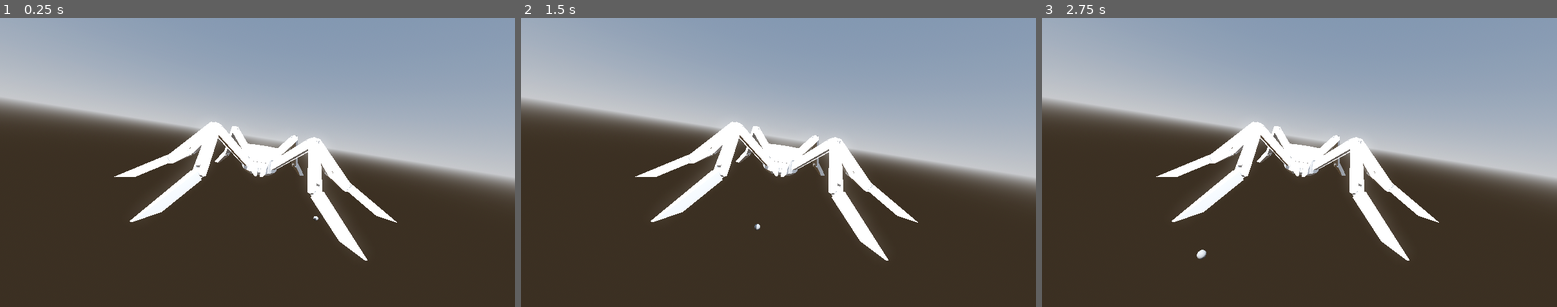
Above: before the commit, frames 1-3 (left to right).
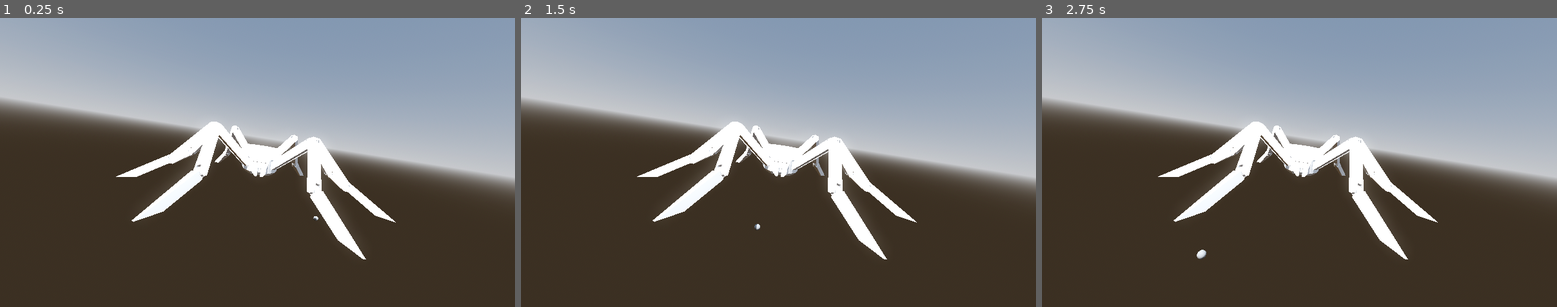
Above: after the commit, the same moments.

Repository: TeamName-FIOLTR/godotTrainJam
Game: Godot game, scene res://scenes/spidorIK/ikTest.tscn
Same seed, same stepped clock (60 frames per second), same inputs: the game is played once before the commit and once after it. The project has no main scene, so this scene is started directly.
Inputs:
- Up to frame 1 (0.25 s): no input
- Up to frame 2 (1.5 s): no input
- Up to frame 3 (2.75 s): tap Enter at 2 s

The runs differ from the first frame. In frame 1, 0.4% of the frame differs, in the area x 22-78%, y 35-84%; in frame 2, 0.4%; in frame 3, 0.4%.

Commit message:
got the ik raycast started
i love the godot game engine

Diff:
--- /dev/null
+++ b/@RayCast3D@2.tscn
@@ -0,0 +1,3 @@
+[gd_scene format=3 uid="uid://c71xijmm4rqnu"]
+
+[node name="raycasts" type="Node3D"]
--- a/scenes/spidorIK/ikSpider.gd
+++ b/scenes/spidorIK/ikSpider.gd
@@ -2,6 +2,7 @@
 
 @export var skele  : Skeleton3D
 @export var targets : Node3D
+@export var raycasts : Node3D
 @export var ik : PackedScene
 
 
@@ -19,6 +20,9 @@
 	ik_local.tip_bone = StringName(  "Leg " + str(i) + " Target " + lr )
 
 	var target = Node3D.new()
+
+	var raycast =RayCast3D.new()
+
 	target.name = "Leg " + str(i) + " target"
 	targets.add_child(target)
 	ik_local.target_node = target.get_path()
@@ -29,7 +33,16 @@
 	target.transform.origin.x = cos(angle + offset)*19 * (1 if lr == 'L' else -1)
 	target.transform.origin.z = -sin(angle + offset)*19
 
+
+
+	raycasts.add_child(raycast)
+
+	raycast.transform.origin.y += 10
+	raycast.target_position = Vector3(0,-100,0)
+	raycast.look_at(target.transform.origin)
+
 	skele.add_child(ik_local)
+
 # Called when the node enters the scene tree for the first time.
 func _ready():
 	for i in range(leg_count / 2):
--- a/scenes/spidorIK/ikTest.tscn
+++ b/scenes/spidorIK/ikTest.tscn
@@ -1,9 +1,10 @@
-[gd_scene load_steps=11 format=3 uid="uid://b3p3fr6cu55p3"]
+[gd_scene load_steps=12 format=3 uid="uid://b3p3fr6cu55p3"]
 
 [ext_resource type="PackedScene" uid="uid://bmtcnronfxufy" path="res://assets/models/mainspiderthingig.glb" id="1_buafi"]
 [ext_resource type="Script" path="res://scenes/spidorIK/ikSpider.gd" id="1_c15jh"]
 [ext_resource type="PackedScene" uid="uid://bepaluowuy0co" path="res://scenes/spidorIK/spider_leg_selection.tscn" id="2_2uwge"]
 [ext_resource type="Script" path="res://scenes/spidorIK/AnimationPlayer.gd" id="3_vgqv0"]
+[ext_resource type="PackedScene" path="res://@RayCast3D@2.tscn" id="5_wa8pq"]
 
 [sub_resource type="ProceduralSkyMaterial" id="ProceduralSkyMaterial_mo2qk"]
 sky_horizon_color = Color(0.64625, 0.65575, 0.67075, 1)
@@ -79,11 +80,12 @@
 "new_animation": SubResource("Animation_7oace")
 }
 
-[node name="Spider" type="Node3D" node_paths=PackedStringArray("skele", "targets")]
+[node name="Spider" type="Node3D" node_paths=PackedStringArray("skele", "targets", "raycasts")]
 transform = Transform3D(1.00776, 0, 0, 0, 1.00776, 0, 0, 0, 1.00776, 0, 0, 0)
 script = ExtResource("1_c15jh")
 skele = NodePath("mainspiderthingig/Exoskeleton Rig/Skeleton3D")
 targets = NodePath("targets")
+raycasts = NodePath("raycasts")
 ik = ExtResource("2_2uwge")
 leg_count = 8
 leg_offset = 0.4
@@ -103,6 +105,9 @@
 transform = Transform3D(1.11924, 0, 0, 0, 1.11924, 0, 0, 0, 1.11924, 0, -9.46331e-07, 1.89266e-06)
 
 [node name="targets" type="Node3D" parent="."]
+top_level = true
+
+[node name="raycasts" type="Node3D" parent="."]
 
 [node name="MoveThingy" type="AnimationPlayer" parent="."]
 
@@ -115,4 +120,6 @@
 }
 script = ExtResource("3_vgqv0")
 
+[node name="raycasts2" parent="." instance=ExtResource("5_wa8pq")]
+
 [editable path="mainspiderthingig"]
